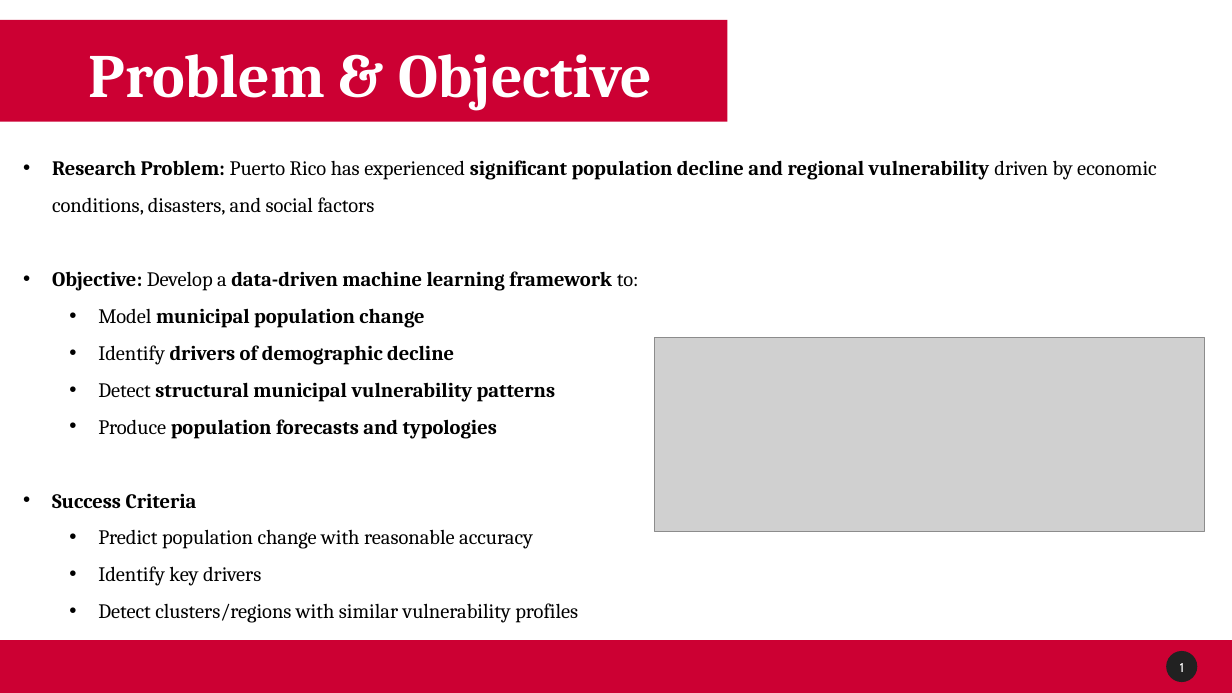
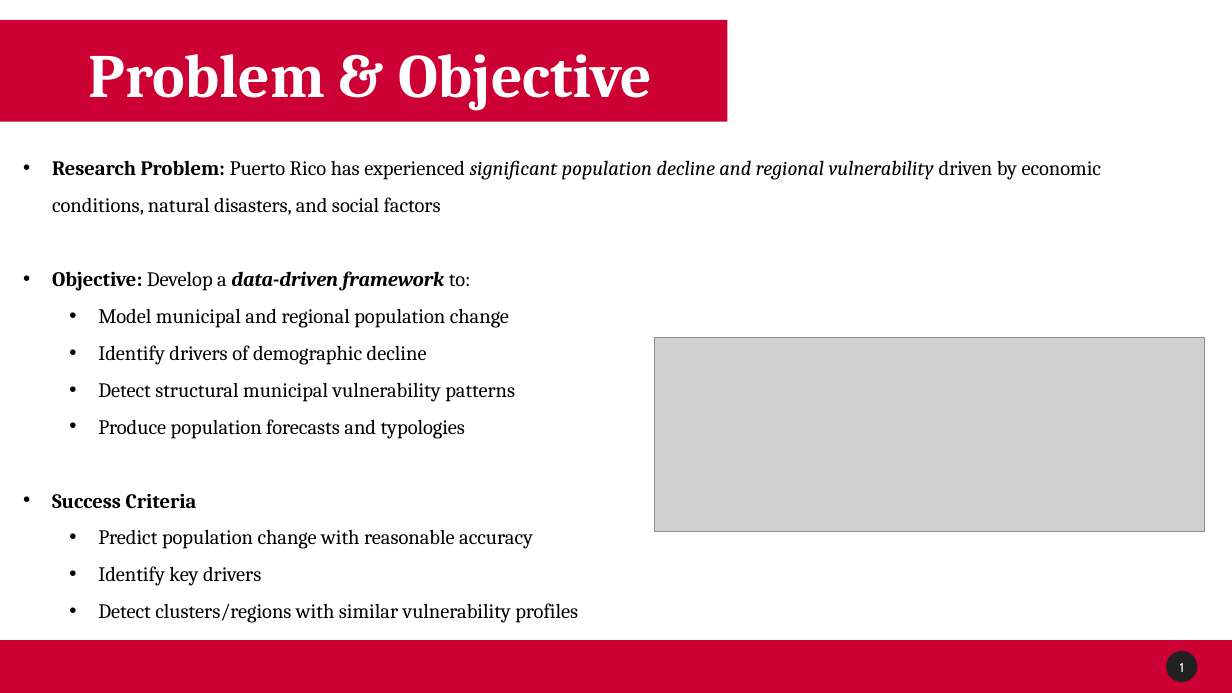
Before and after one commit to Venettov/CAPSTONE_DATA_SCIENCE_RIVERARUIZ, a slide deck: slide 2 of project_reports/CapstoneMidterm.pptx. Drawn at 1232x693 pixels with LibreOffice and Linux fonts; fonts in the diff are those of the drawing; grey boxes stand for pictures; background and template pictures are left out. Boxes give left, top, right and bottom in pixels: in the first picture for what was removed or moved away, otherwise in the second. Text is boxed around its words. In the diff, an @@ line names an element or a change of style, - is before the commit and + after.

```diff
--- a/project_reports/CapstoneMidterm.pptx
+++ b/project_reports/CapstoneMidterm.pptx
@@ text at box(52, 160, 1102, 328): text changed; bold off @@
-• Research Problem: Puerto Rico has experienced significant population decline and regional vulnerability driven by economic conditions, disasters, and social factors
-• Objective: Develop a data-driven machine learning framework to:
-  • Model municipal population change
+• Research Problem: Puerto Rico has experienced significant population decline and regional vulnerability driven by economic conditions, natural disasters, and social factors
+• Objective: Develop a data-driven framework to:
+  • Model municipal and regional population change
@@ text at box(98, 345, 515, 439): bold off in "drivers of demographic decline", "structural municipal vulnerability patterns", "population forecasts and typologies" @@
```
Also in this commit, not shown: 7 other slides changed.
